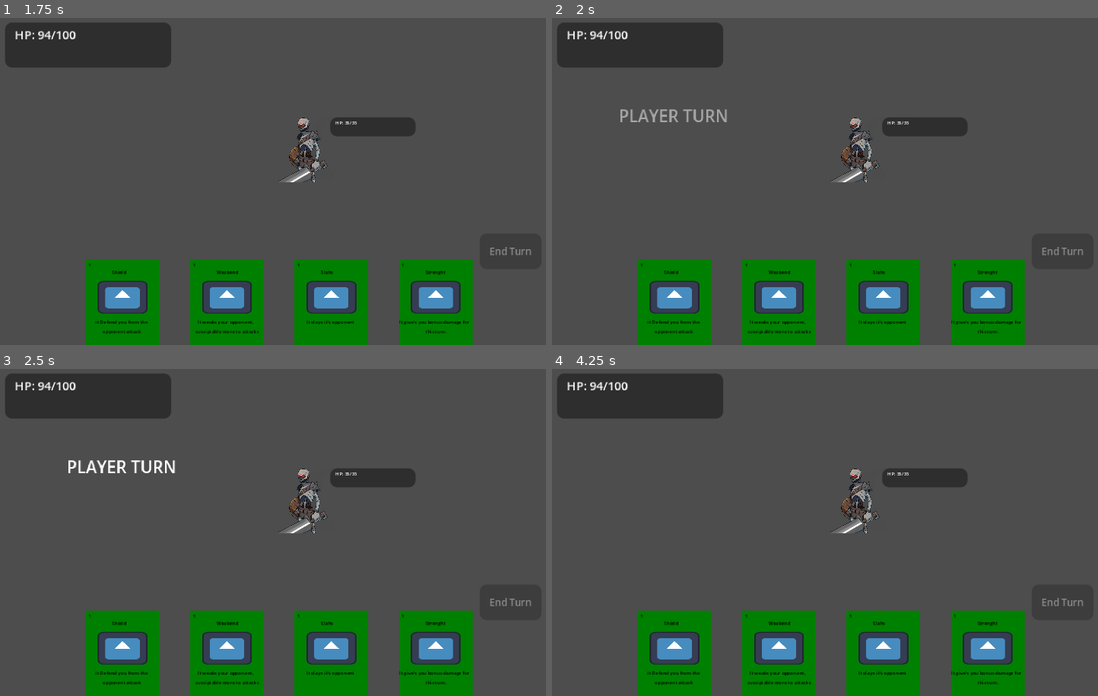
Above: before the commit, frames 1-4 (two rows, left to right).
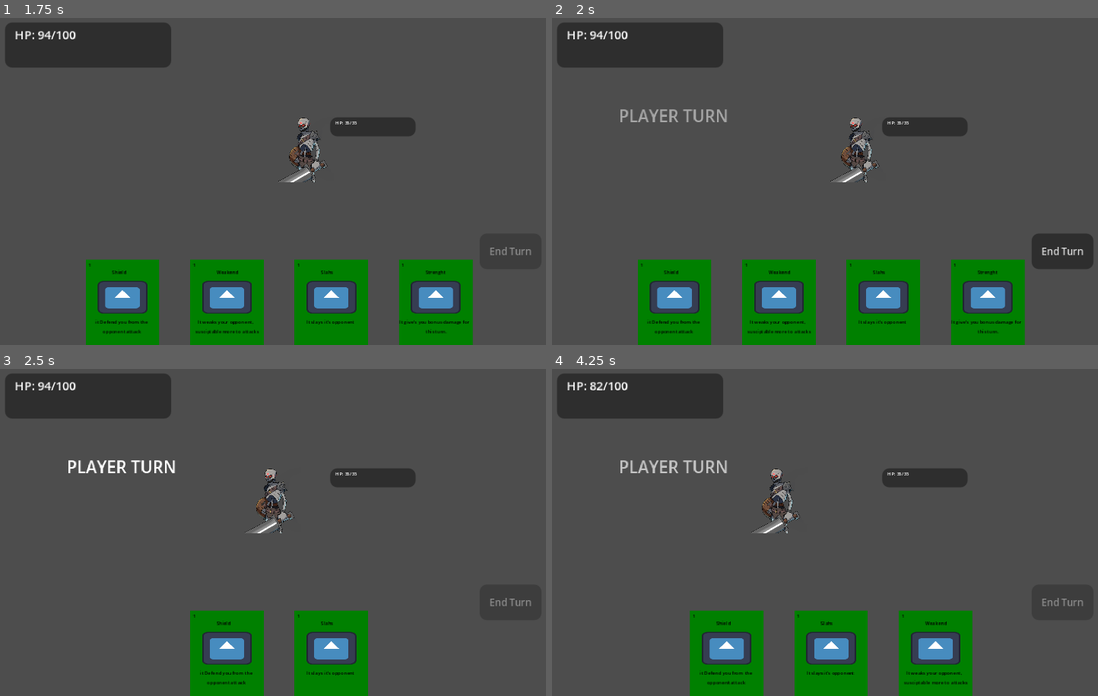
Above: after the commit, the same moments.

Repository: GanisAD/SCOUNDREL-COMPFEST-18-IGI
Game: Godot game, scene res://Scene/combat.tscn
Two runs of this game, one before a commit and one after it. Both use one fixed random seed, a clock stepped at 60 frames per second and the inputs below. The engine's default icon, where the game draws it, is replaced by a stand-in: a white triangle on a blue panel in a dark square.
Inputs (mouse positions are in pixels of both pictures, inside the frame that each line leads up to):
- Up to frame 1 (1.75 s): click "End Turn" at 0.5 s; drag from (131, 322) to (300, 152) at 1.27 s
- Up to frame 2 (2 s): no input
- Up to frame 3 (2.5 s): click (513, 601) at 2 s, where only the run after the commit has a clickable "End Turn"
- Up to frame 4 (4.25 s): drag from (792, 673) to (852, 503) at 2.77 s; click (1065, 601) at 3.5 s, where only the run after the commit has a clickable "End Turn"

Frame 1 is identical in both runs. In frame 2, less than 0.1% of the frame differs, in the area x 89-98%, y 70-73%; in frame 3, 7.6%; in frame 4, 15%, in the area x 6-87%, y 3-100%.

Commit message:
Fix the released state and end turn button issue
The turn problem is actually a dragging problem and also forgot to enable back the button. Basically when card released in unwanted Area it didn't get back to base, this because there's a frame race between signal transition and script transition making a some kind of deadlock.

Diff:
--- a/Scene/Components/Card/card.tscn
+++ b/Scene/Components/Card/card.tscn
@@ -28,6 +28,8 @@
 script = ExtResource("1_nktu4")
 
 [node name="DropPointDetector" type="Area2D" parent="." unique_id=1491313676]
+collision_layer = 0
+collision_mask = 6
 monitorable = false
 
 [node name="CollisionShape2D" type="CollisionShape2D" parent="DropPointDetector" unique_id=1400804419]
--- a/Scene/Components/Entity/Enemy.tscn
+++ b/Scene/Components/Entity/Enemy.tscn
@@ -16,6 +16,8 @@
 font_size = 2
 
 [node name="Enemy" type="Area2D" unique_id=1894014694]
+collision_layer = 4
+collision_mask = 0
 script = ExtResource("1_ls6l5")
 stats = SubResource("Resource_kth1x")
 
--- a/Scene/combat.tscn
+++ b/Scene/combat.tscn
@@ -9,6 +9,9 @@
 [ext_resource type="PackedScene" uid="uid://qktecrlgg11n" path="res://Scene/Components/Card/card.tscn" id="6_2rx4k"]
 [ext_resource type="Script" uid="uid://c5bwrfkctlenp" path="res://Script/UI/stats_ui.gd" id="6_70aft"]
 [ext_resource type="PackedScene" uid="uid://pfhymlbd8c6s" path="res://Scene/Components/Entity/Enemy.tscn" id="7_kgncc"]
+
+[sub_resource type="RectangleShape2D" id="RectangleShape2D_xg0st"]
+size = Vector2(256, 95)
 
 [sub_resource type="LabelSettings" id="LabelSettings_145ap"]
 font_size = 7
@@ -29,6 +32,15 @@
 
 [node name="Enemy" parent="EnemyHandler" unique_id=1894014694 instance=ExtResource("7_kgncc")]
 position = Vector2(132, 67)
+
+[node name="CardDropArea" type="Area2D" parent="." unique_id=1434359423]
+collision_layer = 2
+collision_mask = 0
+
+[node name="CollisionShape2D" type="CollisionShape2D" parent="CardDropArea" unique_id=1679395891]
+position = Vector2(128, 47.5)
+shape = SubResource("RectangleShape2D_xg0st")
+debug_color = Color(0, 0.64668244, 0.23860168, 0.41960785)
 
 [node name="BattleUI" type="CanvasLayer" parent="." unique_id=1987067507]
 follow_viewport_scale = -4.745
--- a/Script/Card/CardData.gd
+++ b/Script/Card/CardData.gd
@@ -17,6 +17,7 @@
 @export var type: Type = Type.ATTACK
 @export var target: Target = Target.SINGLE_ENEMY
 @export var cost: int = 1
+@export var exhaust: bool = false
 
 # ==========================================
 # FUNGSI UTILITAS & VALIDASI
--- a/Script/Card/Card_State/CardStateMachine.gd
+++ b/Script/Card/Card_State/CardStateMachine.gd
@@ -45,6 +45,7 @@
 func _on_transition_requested(from: CardState.State, to: CardState.State) -> void:
 	# Keamanan: Tolak transisi jika state yang meminta bukan state yang sedang aktif
 	if from != current_state.state:
+		print("TRANSISI DITOLAK! Meminta dari: ", from, " tapi mesin sedang di: ", current_state.state)
 		return
 
 	# Ambil referensi state tujuan dari dictionary
@@ -58,3 +59,4 @@
 
 	new_state.enter()
 	current_state = new_state
+	print("Setelah Transisi : ", current_state)
--- a/Script/Card/Card_State/cardDraggingState.gd
+++ b/Script/Card/Card_State/cardDraggingState.gd
@@ -20,22 +20,16 @@
 		func(): minimum_drag_time_elapsed = true
 	)
 
+# DI DALAM card_dragging_state.gd
 func on_input(event: InputEvent) -> void:
-	var mouse_motion := event is InputEventMouseMotion
-	# Jika dilepas atau di-klik ulang tombol kiri mouse
-	# var confirm := event.is_action_released("left_click") or event.is_action_pressed("left_click")
-
-	# 1. Update posisi kartu secara presisi mengikuti kursor mouse saat bergerak
-	if mouse_motion:
+	# 1. Update posisi kartu mengikuti kursor
+	if event is InputEventMouseMotion:
 		card_ui.global_position = card_ui.get_global_mouse_position() - card_ui.pivot_offset
 
-	# 2. Pembatalan: Jika klik kanan ditekan, batalkan drag dan kembalikan ke BASE
+	# 2. Deteksi Batal (Klik Kanan)
 	if event.is_action_pressed("right_click"):
 		transition_requested.emit(self.state, CardState.State.BASE)
 
-	# 3. Konfirmasi: Jika tombol kiri dilepas DAN ambang batas waktu aman terpenuhi
+	# 3. Deteksi Lepas Klik Kiri
 	elif event.is_action_released("left_click"):
-		# Tandai event sebagai handled agar input tidak bocor ke game/kartu lain
-		#get_viewport().set_input_as_handled()
-		# Pindah ke status RELEASED untuk pengecekan akhir
 		transition_requested.emit(self.state, CardState.State.RELEASED)
--- a/Script/Card/Card_State/cardReleasedState.gd
+++ b/Script/Card/Card_State/cardReleasedState.gd
@@ -6,20 +6,104 @@
 func enter() -> void:
 	played = false
 	card_ui.state.text = "RELEASED"
-	card_ui.color.color = Color.DARK_RED
+	card_ui.color.color = Color.BROWN
 
-	# Cek apakah kartu mendeteksi DropArea di dalam array penampung targetnya
-	if not card_ui.targets.is_empty():
-		played = true
-		# Tembakkan fungsi internal atau pemicu efek gameplay kartu di arena
-		print("Kartu sukses dimainkan pada target: ", card_ui.targets)
-		# NOTE: Di sini nantinya ditambahkan fungsi pemanggilan Effect System game Anda
+	_evaluate_release.call_deferred()
 
-func on_input(_event: InputEvent) -> void:
-	# Jika kartu berhasil dimainkan, logika dikontrol oleh Battle/Hand controller,
-	# State Machine tidak perlu melakukan transisi manual lagi di sini.
-	if played:
+
+func _evaluate_release() -> void:
+	# 1. Ambil data resource kartu yang sedang berinteraksi
+	var card_data: Card = card_ui.card
+	if not card_data:
+		_return_to_base()
 		return
 
-	# Proteksi Kegagalan: Jika kartu dilepas di luar zona drop area, paksa kembali ke tangan (BASE)
+	# 2. Siapkan penampung hasil validasi
+	var is_valid_play := false
+	var final_targets: Array[Node] = []
+
+	# 3. MATRIKS VALIDASI TARGET (Mengacu pada Enum Target di CardData.gd)
+	match card_data.target:
+		Card.Target.SELF:
+			# Kartu buff/defend diri sendiri sah jika dilepas di area drop umum layar
+			if _is_dropped_in_area("CardDropArea"):
+				is_valid_play = true
+				var player = get_tree().get_first_node_in_group("player")
+				if player: final_targets.append(player)
+
+		Card.Target.SINGLE_ENEMY:
+			# Harus mengenai spesifik node musuh yang valid (bukan area kosong)
+			var enemy = _get_enemy_from_targets()
+			if enemy:
+				is_valid_play = true
+				final_targets.append(enemy)
+
+		Card.Target.ALL_ENEMIES:
+			# Sah jika dilepas di area drop umum, otomatis menarik semua musuh yang hidup
+			if _is_dropped_in_area("CardDropArea"):
+				is_valid_play = true
+				var active_enemies = get_tree().get_nodes_in_group("enemies")
+				for enemy in active_enemies:
+					final_targets.append(enemy)
+
+		Card.Target.EVERYONE:
+			# Sah jika di area drop umum, menarik player DAN semua musuh
+			if _is_dropped_in_area("CardDropArea"):
+				is_valid_play = true
+				var player = get_tree().get_first_node_in_group("player")
+				if player: final_targets.append(player)
+				var active_enemies = get_tree().get_nodes_in_group("enemies")
+				for enemy in active_enemies:
+					final_targets.append(enemy)
+
+	# 4. EKSEKUSI LOGIKA JIKA PLAY DINYATAKAN VALID
+	if is_valid_play:
+		played = true
+
+		# Jalankan efek logic mekanik kartu (Data-Driven)
+		var player_node = get_tree().get_first_node_in_group("player")
+		card_data.apply_effects(final_targets, player_node)
+
+		Events.card_played.emit(card_data)
+
+		# ========================================================
+		# PENANGANAN MEKANIK HANGUS (EXHAUST)
+		# ========================================================
+		if card_data.exhaust:
+			print("Mekanik HANGUS terpicu untuk kartu: ", card_data.name)
+			# Opsional: Pancarkan sinyal ke global tumpukan hangus jika tim butuh melacaknya
+			# Events.card_exhausted.emit(card_data)
+
+			# Hapus total Node kartu dari memori layar secara permanen untuk battle ini
+			card_ui.queue_free()
+		else:
+			# Jika tidak hangus, biarkan Node dikosongkan/dihapus oleh Hand Controller
+			# atau dipindah secara visual menuju Discard Pile Anda
+			card_ui.queue_free()
+
+	else:
+		# Jika melanggar aturan target (misal kartu single-target dilepas di area kosong),
+		# paksa kartu pulang kembali ke tangan pemain.
+		_return_to_base()
+
+func _return_to_base() -> void:
 	transition_requested.emit(self.state, CardState.State.BASE)
+
+# ========================================================
+# FUNGSI INTERNAL PEMBANTU VALIDASI (HELPER FUNCTIONS)
+# ========================================================
+
+# Mengecek apakah radar kartu mendeteksi nama node drop area umum
+func _get_enemy_from_targets() -> Node:
+	for area in card_ui.targets:
+		if is_instance_valid(area) and area is Area2D:
+			if area.is_in_group("enemies"):
+				return area
+	return null
+
+func _is_dropped_in_area(area_name: String) -> bool:
+	for area in card_ui.targets:
+		if is_instance_valid(area) and "name" in area:
+			if area.name == area_name:
+				return true
+	return false
--- a/Script/Combat/combat.gd
+++ b/Script/Combat/combat.gd
@@ -41,6 +41,7 @@
 	enemy_handler.update_enemy_intents()
 
 	battle_ui.show_turn_banner("PLAYER TURN")
+	battle_ui._on_player_turn_started()
 
 	# 2. Player Reset Mana & Tarik Kartu
 	player_handler.start_turn()
--- a/Script/Entity/enemy.gd
+++ b/Script/Entity/enemy.gd
@@ -13,6 +13,7 @@
 @onready var stats_ui = $StatsUI  # Menghubungkan ke UI HP & Block musuh
 
 func _ready() -> void:
+	add_to_group("enemies")
 	# 1. Gandakan resource stats agar data HP musuh ini tidak berbagi dengan musuh lain
 	if stats:
 		stats = stats.create_instance() as EnemyStats
